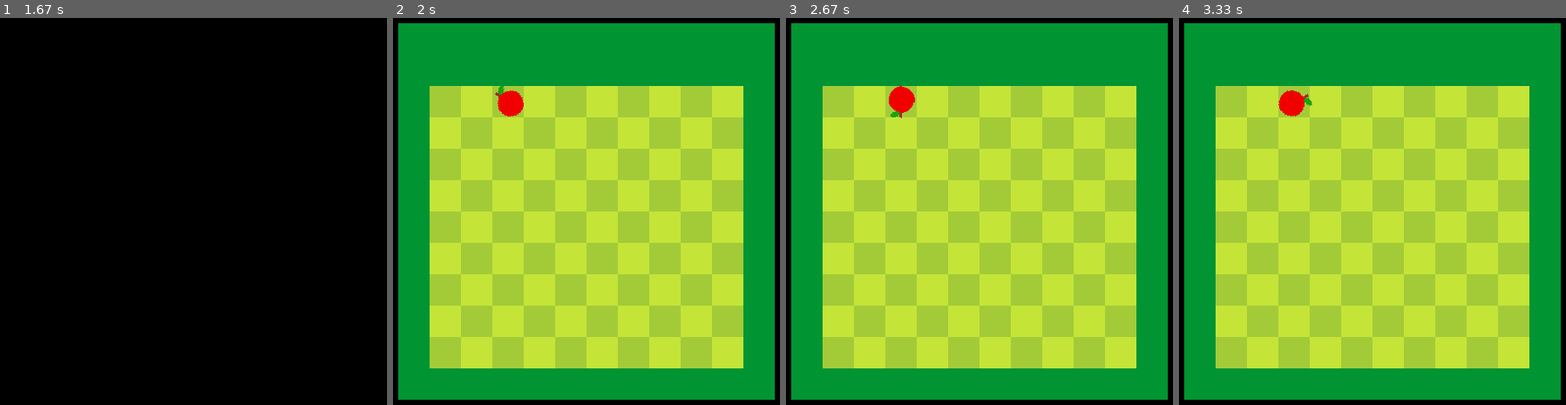
Above: before the commit, frames 1-4 (left to right).
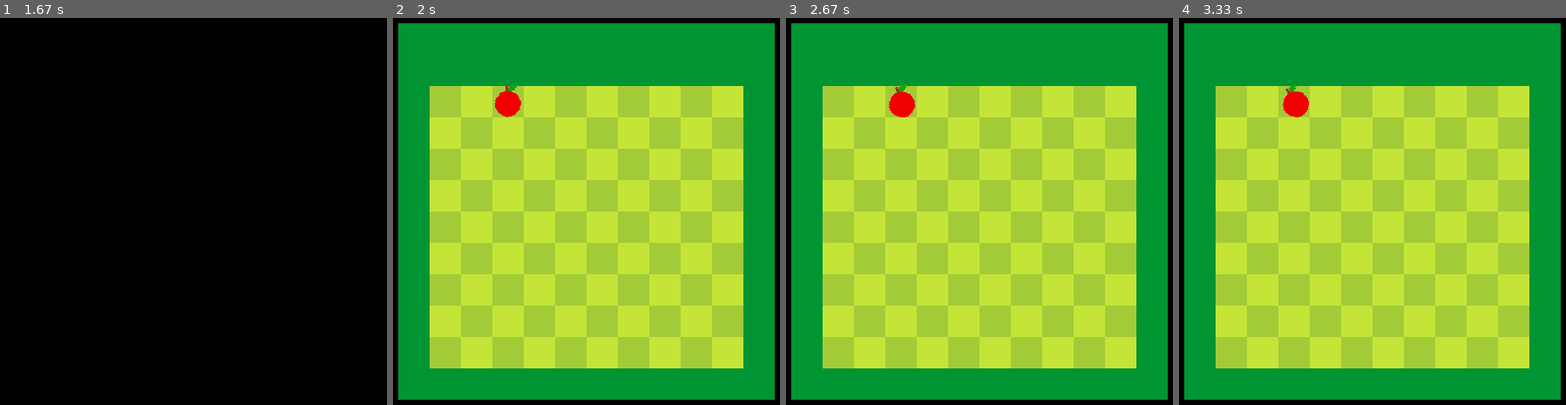
Above: after the commit, the same moments.

Repository: the24/pygame-snake
Game: pygame game, started from main.py
Same seed, same stepped clock (60 frames per second), same inputs: the game is played once before the commit and once after it.
Inputs:
- Up to frame 1 (1.67 s): tap A at 0.33 s
- Up to frame 2 (2 s): tap Space at 1.67 s
- Up to frame 3 (2.67 s): no input
- Up to frame 4 (3.33 s): no input

Frame 1 is identical in both runs. In frame 2, 0.2% of the frame differs, in the area x 26-34%, y 17-26%; in frame 3, 0.2%; in frame 4, 0.2%.

Commit message:
ajout de l'animation Zoom

Diff:
--- a/animation.py
+++ b/animation.py
@@ -1,4 +1,5 @@
 from abc import abstractmethod
+from math import ceil
 from typing import List
 
 import pygame
@@ -29,15 +30,43 @@
 
 class RotateAnim(Anim):
 
-    def __init__(self, obj_ptr: List[Object], duration, angle, loop=False) -> None:
+    def __init__(self,
+                 obj_ptr:   List[Object],
+                 duration:  int,
+                 angle:     int,
+                 loop:      bool = False) -> None:
+
         super().__init__(obj_ptr, duration, loop=loop)
         self.angle = angle
         self.original_surface = obj_ptr[0]._surface.copy()
 
     def anim(self) -> None:
         super().anim()
+        obj = self.obj_ptr[0]
 
         angle = (self.angle / self.duration) * self.frame_passed
 
         rotated_surf = pygame.transform.rotate(self.original_surface, angle)
-        self.obj_ptr[0]._surface = rotated_surf
+        obj._surface = rotated_surf
+
+class ZoomAnim(Anim):
+
+    def __init__(self,
+                 obj_ptr:   List[Object],
+                 duration:  int,
+                 zoom:      float,
+                 loop:      bool = False) -> None:
+
+        super().__init__(obj_ptr, duration, loop=loop)
+        self.zoom = zoom
+        self.original_surface = obj_ptr[0]._surface.copy()
+
+    def anim(self) -> None:
+        super().anim()
+        obj = self.obj_ptr[0]
+
+        zoom = ((self.zoom - 1) / self.duration) * self.frame_passed + 1
+
+        new_width  = self.original_surface.get_width() * zoom
+        new_height = self.original_surface.get_height() * zoom
+        obj._surface = pygame.transform.scale(self.original_surface, (new_width, new_height))
--- a/map.py
+++ b/map.py
@@ -3,7 +3,7 @@
 import pygame
 from pygame import Rect, Surface
 
-from animation import Anim, RotateAnim
+from animation import Anim, RotateAnim, ZoomAnim
 from object import Object
 
 _IntVec2D = Tuple[int, int]
@@ -38,9 +38,16 @@
         for anim in self.anim_list:
             anim.anim()
 
-    def obj_rotate(self, obj, angle, duration, loop = False):
+    def obj_rotate(self, obj, duration, angle, loop = False):
         for anim in self.anim_list:
             if obj is anim.obj_ptr[0] and isinstance(anim, RotateAnim):
                 return
 
         self.anim_list.append(RotateAnim([obj], duration, angle, loop))
+
+    def obj_zoom(self, obj, duration, zoom, loop = False):
+        for anim in self.anim_list:
+            if obj is anim.obj_ptr[0] and isinstance(anim, ZoomAnim):
+                return
+
+        self.anim_list.append(ZoomAnim([obj], duration, zoom, loop))
